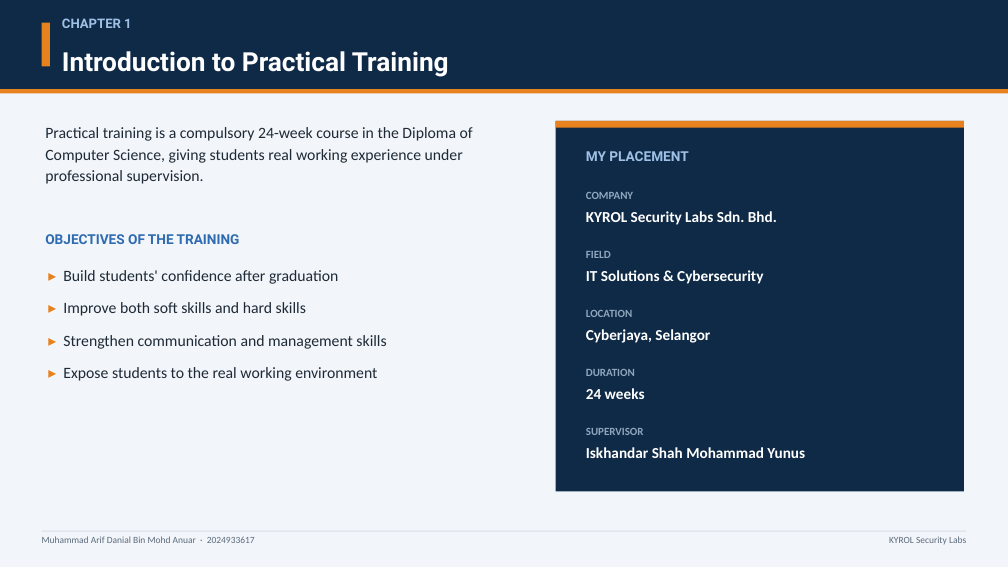
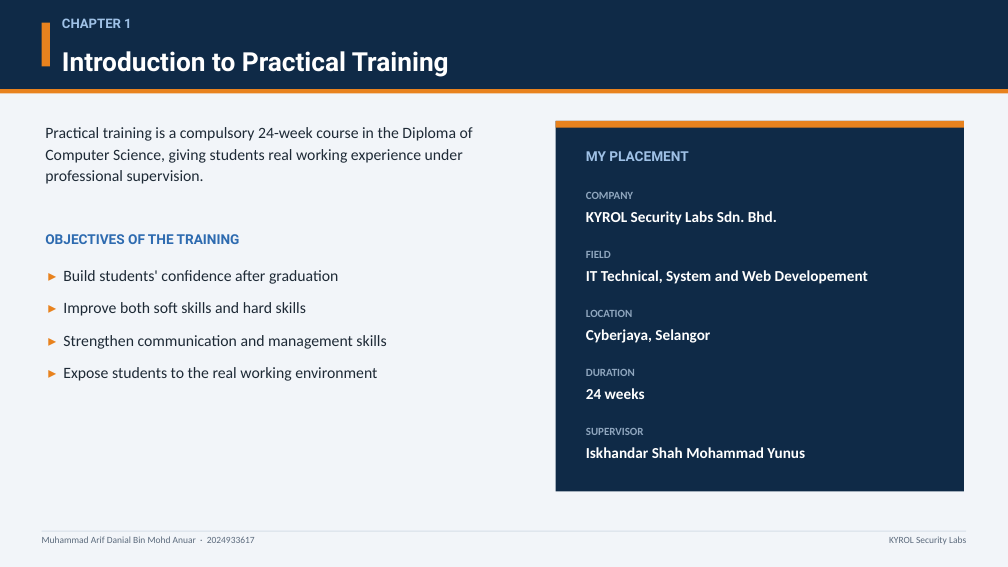
Before and after one commit to arfdnl/email-reminder-system, a slide deck: slide 3 of LI_Presentation_Arif_Danial.pptx. Drawn at 1008x567 pixels with LibreOffice and Linux fonts; fonts in the diff are those of the drawing. Boxes give left, top, right and bottom in pixels: in the first picture for what was removed or moved away, otherwise in the second. Text is boxed around its words. In the diff, an @@ line names an element or a change of style, - is before the commit and + after.

```diff
--- a/LI_Presentation_Arif_Danial.pptx
+++ b/LI_Presentation_Arif_Danial.pptx
@@ text at bbox=[586, 270, 868, 284]: text changed @@
-IT Solutions & Cybersecurity
+IT Technical, System and Web Developement
```
Also in this commit, not shown: 6 other slides changed, 2 other files.
